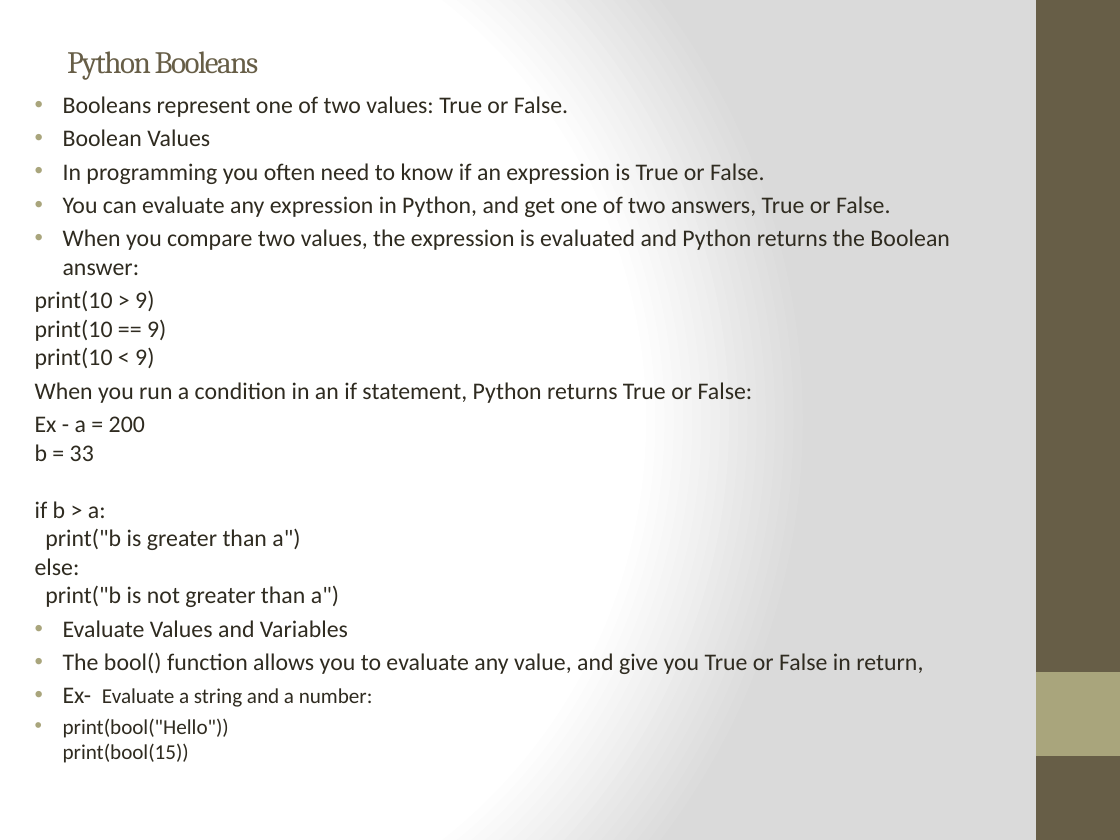
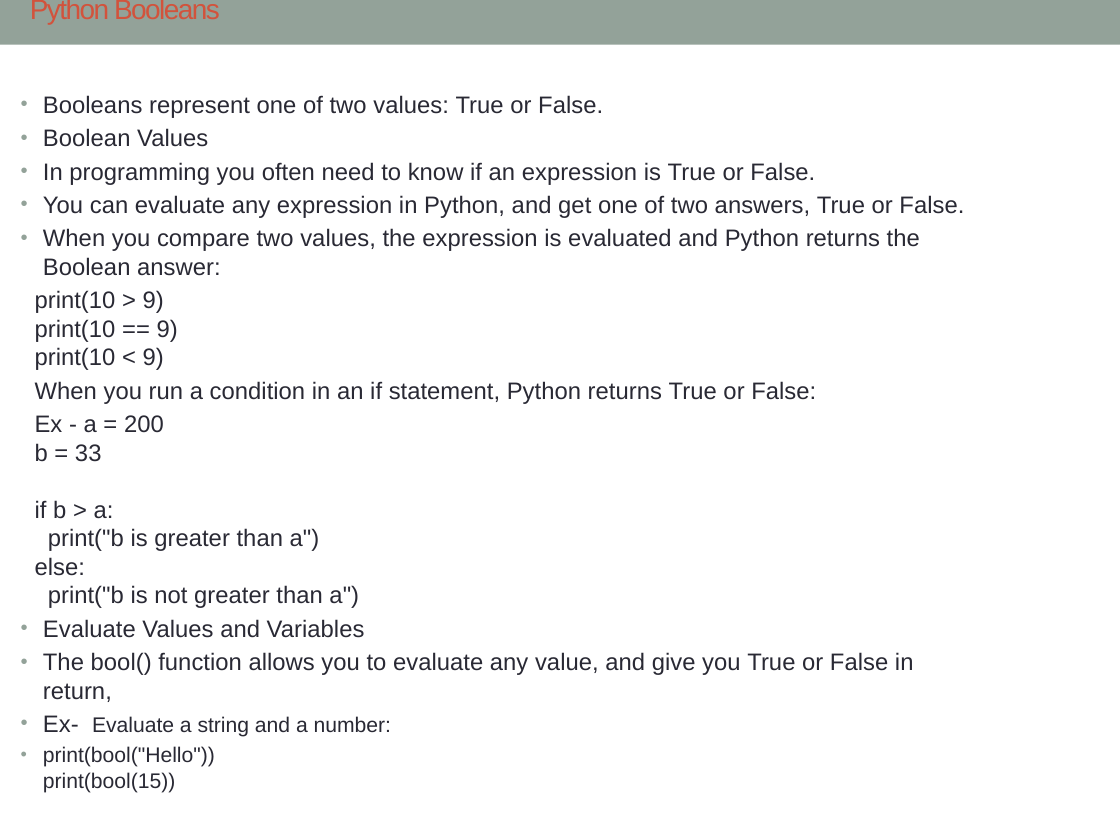
Before and after one commit to sudishkumar93/AWSclass, a slide deck: slide 23 of Phyton.pptx. Drawn at 1120x840 pixels with LibreOffice and Linux fonts; fonts in the diff are those of the drawing. Boxes give left, top, right and bottom in pixels: in the first picture for what was removed or moved away, otherwise in the second. Text is boxed around its words. In the diff, an @@ line names an element or a change of style, - is before the commit and + after.

```diff
--- a/Phyton.pptx
+++ b/Phyton.pptx
@@ background gradient #FFFFFF to #DADADA to #FFFFFF @@
@@ rectangle added at <box>0,0,1120,45</box>, fill #93A299 @@
@@ title "Python Booleans": place and size @@
-title "Python Booleans" at <box>67,51,259,79</box>
+title "Python Booleans" at <box>30,0,220,24</box>
@@ title "Python Booleans" at <box>30,0,220,24</box>: size 20 to 18 pt, font Cambria to Arial, text colour #675E47 to #D2533C @@
@@ rectangle removed at <box>1036,0,1120,840</box> @@
@@ text "Booleans represent one of two ..." at <box>35,95,964,793</box>: font Calibri to Arial, text colour #2F2B20 to #292934; indent changed; bullet colour #A9A57C to #93A299 @@
@@ rectangle removed at <box>1036,672,1120,756</box> @@
```
Also in this commit, not shown: 22 other slides changed, 1 slide added.
